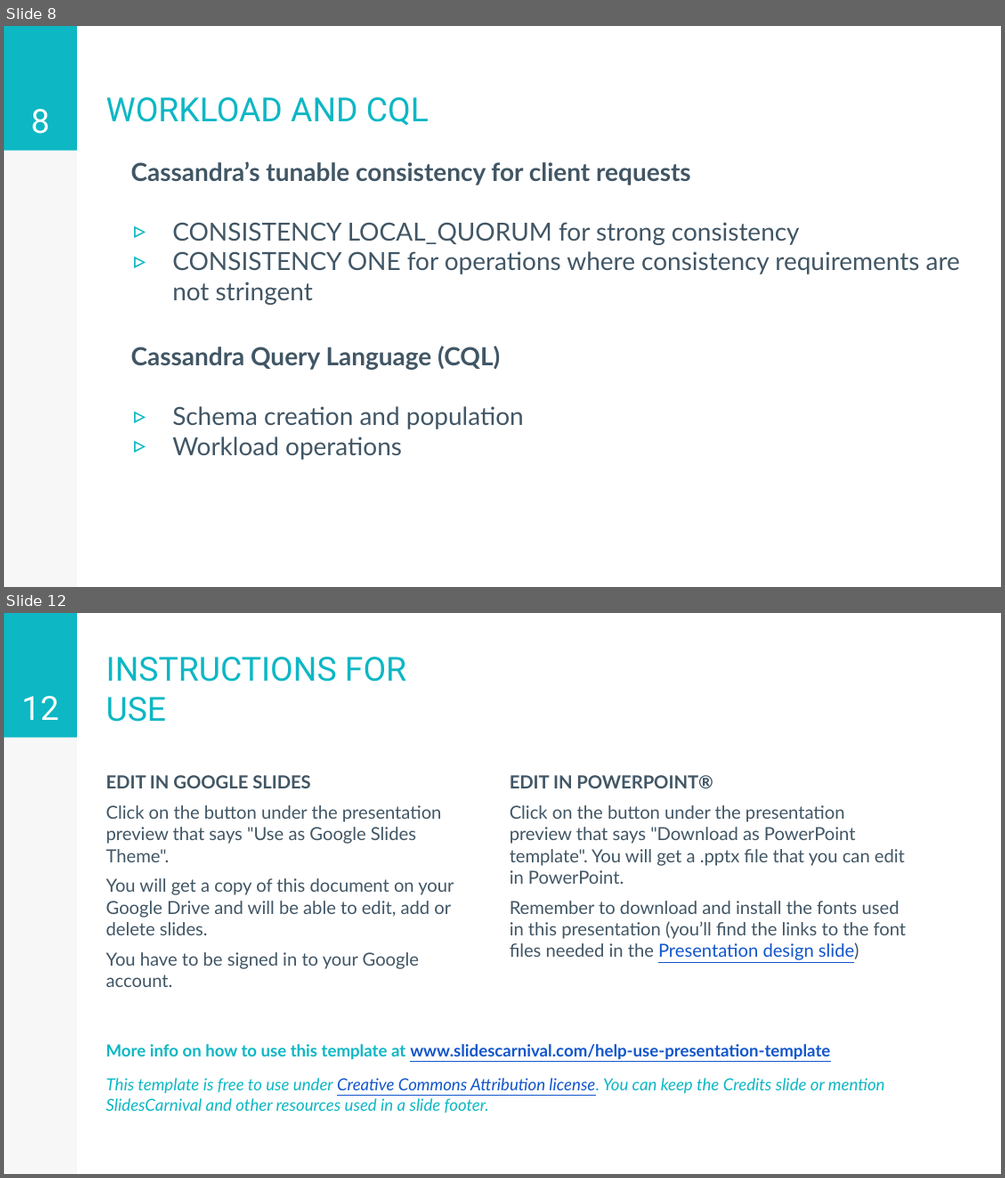
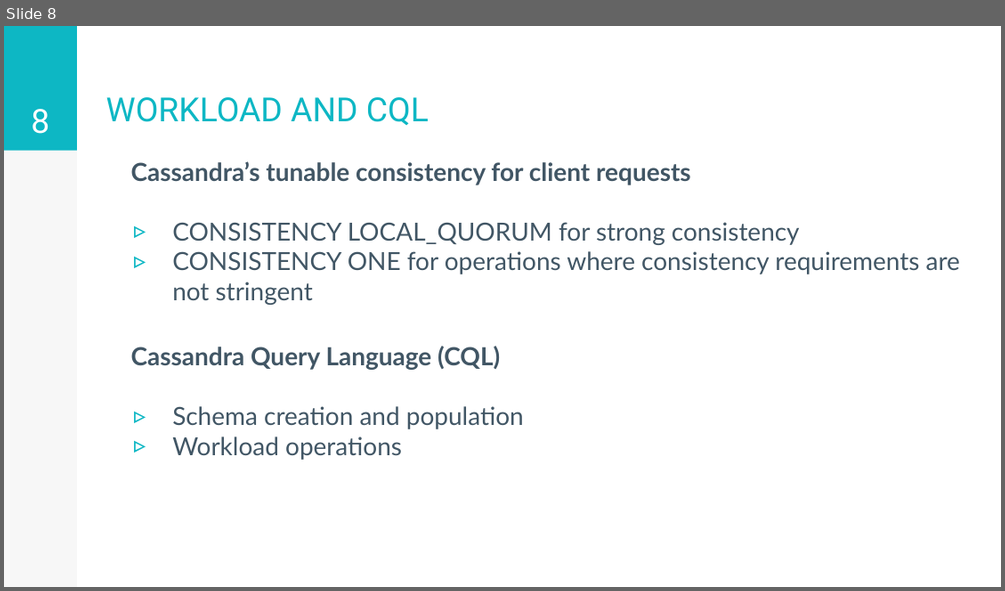
Before and after one commit to stefano-rebora/ADM_Project_2017-2018, a slide deck: documents/presentation.pptx. Shown one above the other, each under a label of ours: slides 8 and 12 before the commit, slide 8 after it; the slides between them are not shown. The pictures are 1005x1178 and 1005x591 pixels, drawn with LibreOffice and Linux fonts; fonts in the diff are those of the drawing. Boxes give left, top, right and bottom in pixels: in the first picture for what was removed or moved away, otherwise in the second. Text is boxed around its words. In the diff, an @@ line names an element or a change of style, - is before the commit and + after.

Commit message:
Fix documents

```diff
--- a/documents/presentation.pptx
+++ b/documents/presentation.pptx
@@ slide 12 removed at (4,613,1001,1174), background #FFFFFF; not listed: 2 template elements that a slide beside it also shows @@
@@ title removed at (106,657,406,722) @@
-INSTRUCTIONS FOR USE
@@ page number removed at (22,696,59,720) @@
-12
@@ text removed at (106,775,453,987) @@
-EDIT IN GOOGLE SLIDES
-Click on the button under the presentation preview that says "Use as Google Slides Theme".
-You will get a copy of this document on your Google Drive and will be able to edit, add or delete slides.
-You have to be signed in to your Google account.
@@ text removed at (510,775,906,960) @@
-EDIT IN POWERPOINT®
-Click on the button under the presentation preview that says "Download as PowerPoint template". You will get a .pptx file that you can edit in PowerPoint.
-Remember to download and install the fonts used in this presentation (you’ll find the links to the font files needed in the Presentation design slide)
@@ text removed at (106,1044,885,1113) @@
-More info on how to use this template at www.slidescarnival.com/help-use-presentation-template
-This template is free to use under Creative Commons Attribution license. You can keep the Credits slide or mention SlidesCarnival and other resources used in a slide footer.
```
Also in this commit, not shown: 3 slides changed, 27 other slides removed, 4 other files.
